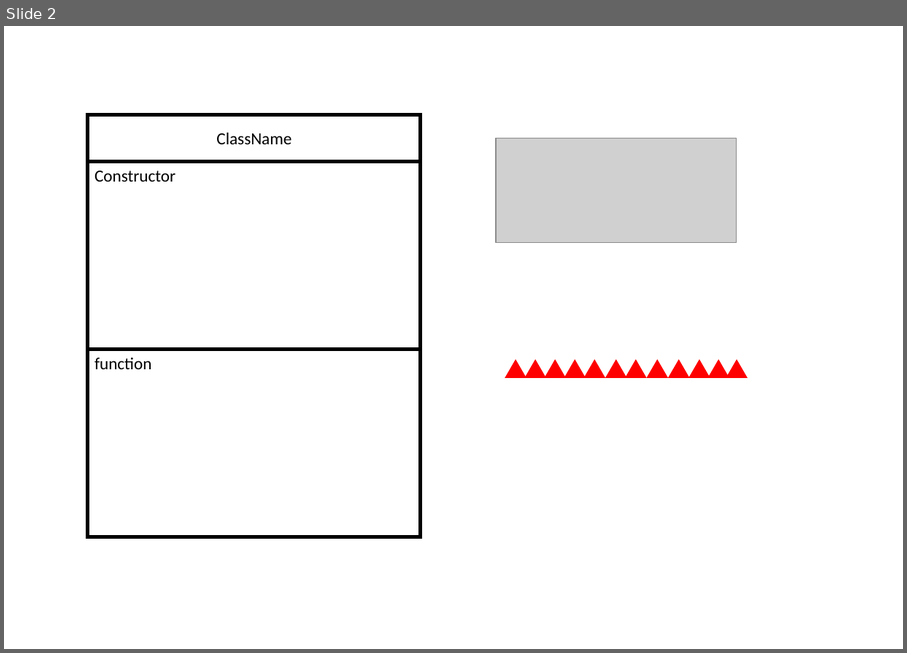
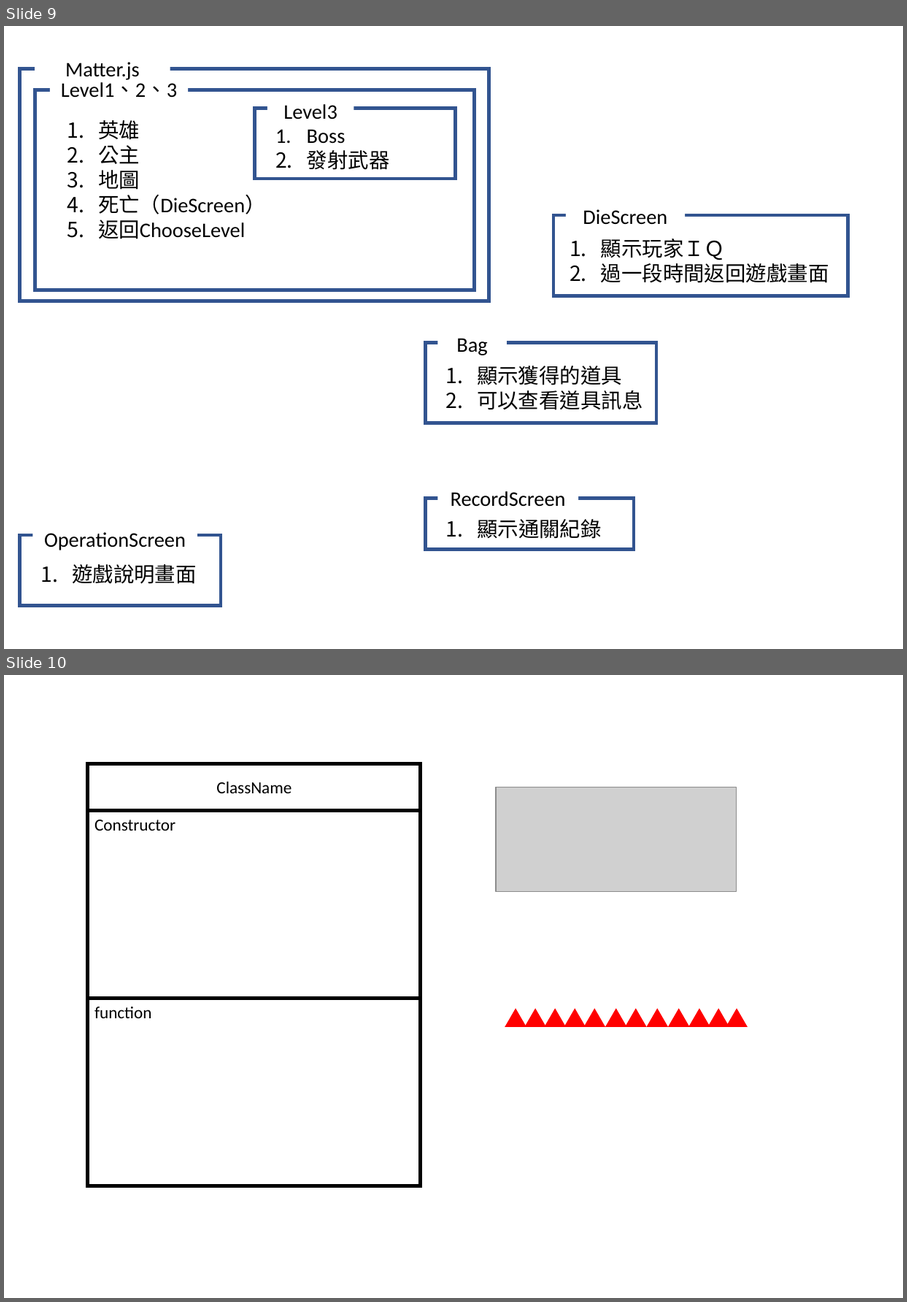
Before and after one commit to YangKelvin/SuperAdventure, a slide deck: images/簡報1.pptx. Shown one above the other, each under a label of ours: slide 2 before the commit, slides 9 and 10 after it. The pictures are 907x653 and 907x1302 pixels, drawn with LibreOffice and Linux fonts; fonts in the diff are those of the drawing; grey boxes stand for pictures. Boxes give left, top, right and bottom in pixels: in the first picture for what was removed or moved away, otherwise in the second. Text is boxed around its words. In the diff, an @@ line names an element or a change of style, - is before the commit and + after.

```diff
--- a/images/簡報1.pptx
+++ b/images/簡報1.pptx
@@ slide 9 added at [4, 26, 903, 649], background #FFFFFF @@
@@ rectangle added at [20, 68, 489, 301], outline #325491 3 pt @@
@@ text added at [65, 62, 140, 80], 18 pt, text #000000 @@
+Matter.js
@@ rectangle added at [35, 90, 474, 290], outline #325491 3 pt @@
@@ text added at [61, 82, 177, 98], 18 pt, text #000000 @@
+Level1、2、3
@@ rectangle added at [255, 108, 456, 179], outline #325491 3 pt @@
@@ text added at [284, 104, 338, 119], 18 pt, text #000000 @@
+Level3
@@ text added at [98, 120, 266, 239], 18 pt, text #000000 @@
+1. 英雄
+2. 公主
+3. 地圖
+4. 死亡（DieScreen）
+5. 返回ChooseLevel
@@ text added at [307, 129, 390, 170], 18 pt, text #000000 @@
+1. Boss
+2. 發射武器
@@ rectangle added at [554, 215, 849, 296], outline #325491 3 pt @@
@@ text added at [583, 209, 668, 225], 18 pt, text #000000 @@
+DieScreen
@@ text added at [601, 238, 830, 283], 18 pt, text #000000 @@
+1. 顯示玩家ＩＱ
+2. 過一段時間返回遊戲畫面
@@ rectangle added at [426, 342, 657, 423], outline #325491 3 pt @@
@@ text added at [457, 338, 487, 355], 18 pt, text #000000 @@
+Bag
@@ text added at [477, 365, 643, 410], 18 pt, text #000000 @@
+1. 顯示獲得的道具
+2. 可以查看道具訊息
@@ rectangle added at [426, 498, 634, 549], outline #325491 3 pt @@
@@ text added at [451, 491, 566, 506], 18 pt, text #000000 @@
+RecordScreen
@@ text added at [477, 519, 602, 538], 18 pt, text #000000 @@
+1. 顯示通關紀錄
@@ rectangle added at [20, 535, 221, 606], outline #325491 3 pt @@
@@ text added at [44, 532, 186, 550], 18 pt, text #000000 @@
+OperationScreen
@@ text added at [72, 564, 197, 584], 18 pt, text #000000 @@
+1. 遊戲說明畫面
@@ what was slide 2 is now slide 10 @@
```
Also in this commit, not shown: 1 slide changed, 7 other slides added, 6 other files.
